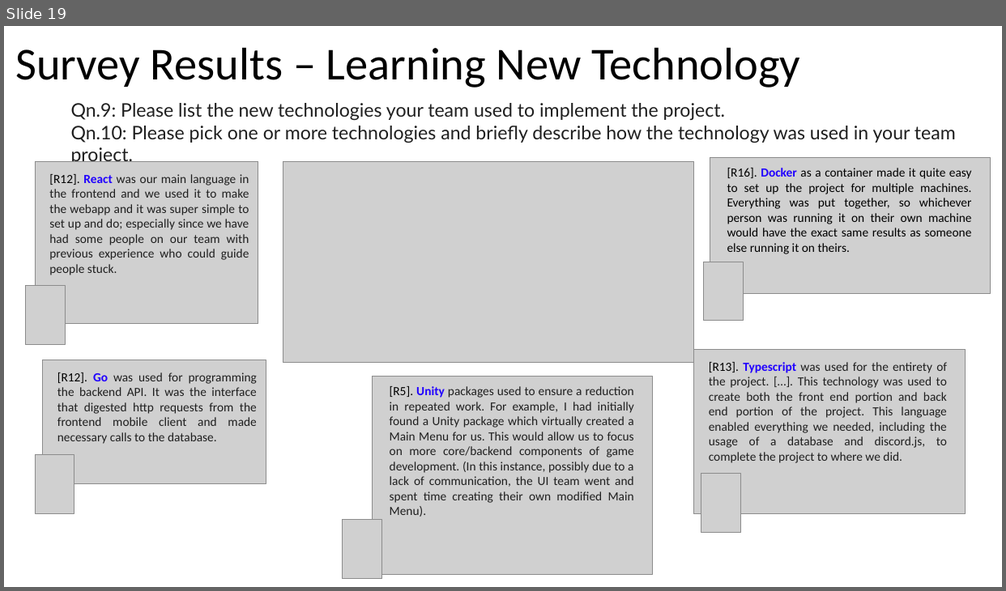
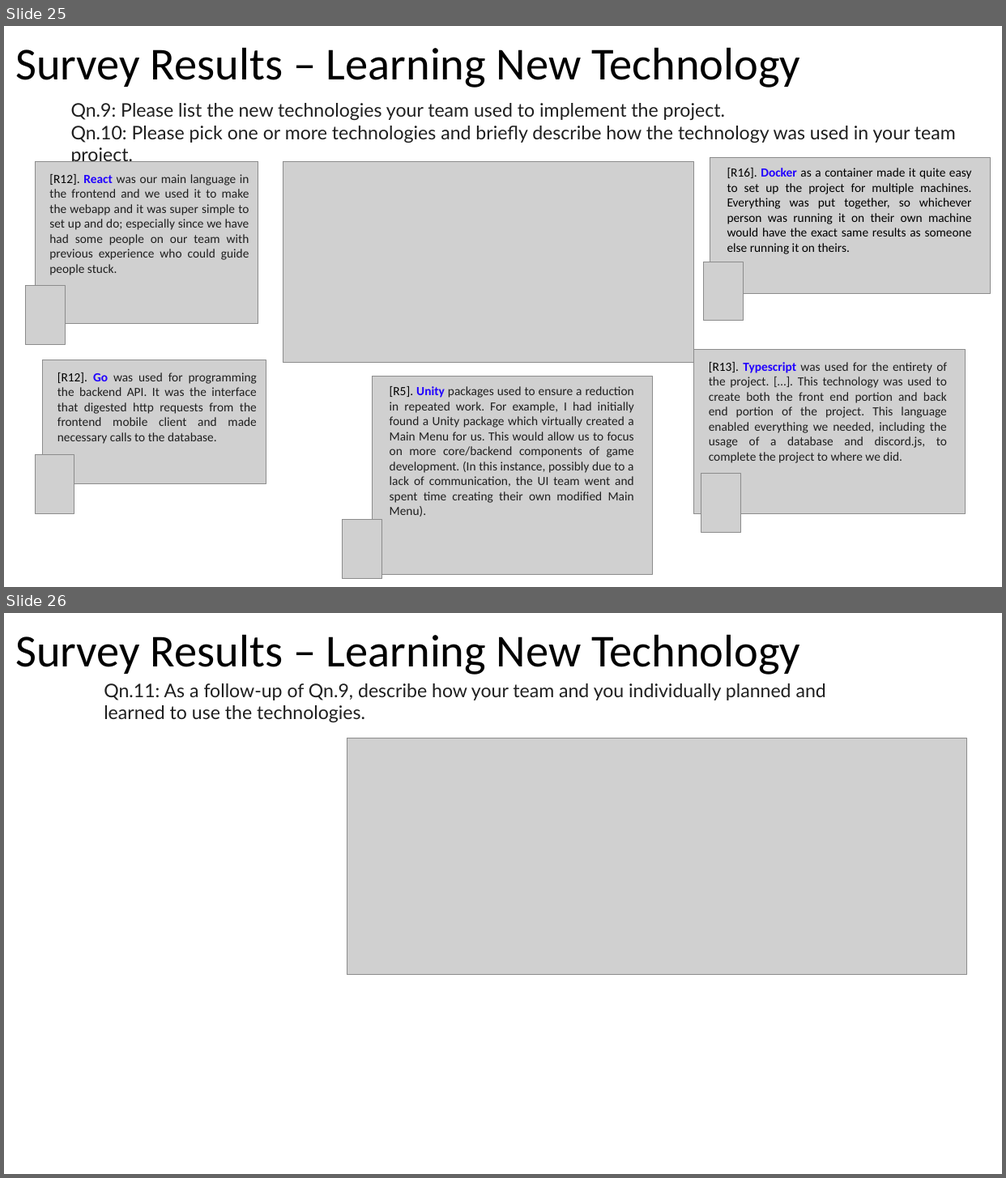
Before and after one commit to johnxu21/johnxu21.github.io, a slide deck: teaching/CS472/Timetable/Survey_Presentation.pptx. Shown one above the other, each under a label of ours: slide 19 before the commit, slides 25 and 26 after it. The pictures are 1006x591 and 1006x1178 pixels, drawn with LibreOffice and Linux fonts; fonts in the diff are those of the drawing; grey boxes stand for pictures. Boxes give left, top, right and bottom in pixels: in the first picture for what was removed or moved away, otherwise in the second. Text is boxed around its words. In the diff, an @@ line names an element or a change of style, - is before the commit and + after.

```diff
--- a/teaching/CS472/Timetable/Survey_Presentation.pptx
+++ b/teaching/CS472/Timetable/Survey_Presentation.pptx
@@ slide 26 added at box(4, 613, 1002, 1174), background #FFFFFF @@
@@ text added at box(15, 634, 800, 675), 44 pt, text #000000 @@
+Survey Results – Learning New Technology
@@ text added at box(104, 683, 826, 723), 18 pt, text #1F1F1F @@
+Qn.11: As a follow-up of Qn.9, describe how your team and you individually planned and learned to use the technologies.
@@ picture added at box(347, 739, 967, 975) @@
@@ what was slide 19 is now slide 25 @@
```
Also in this commit, not shown: 12 slides changed, 8 other slides added, 1 slide removed, 1 other file.
